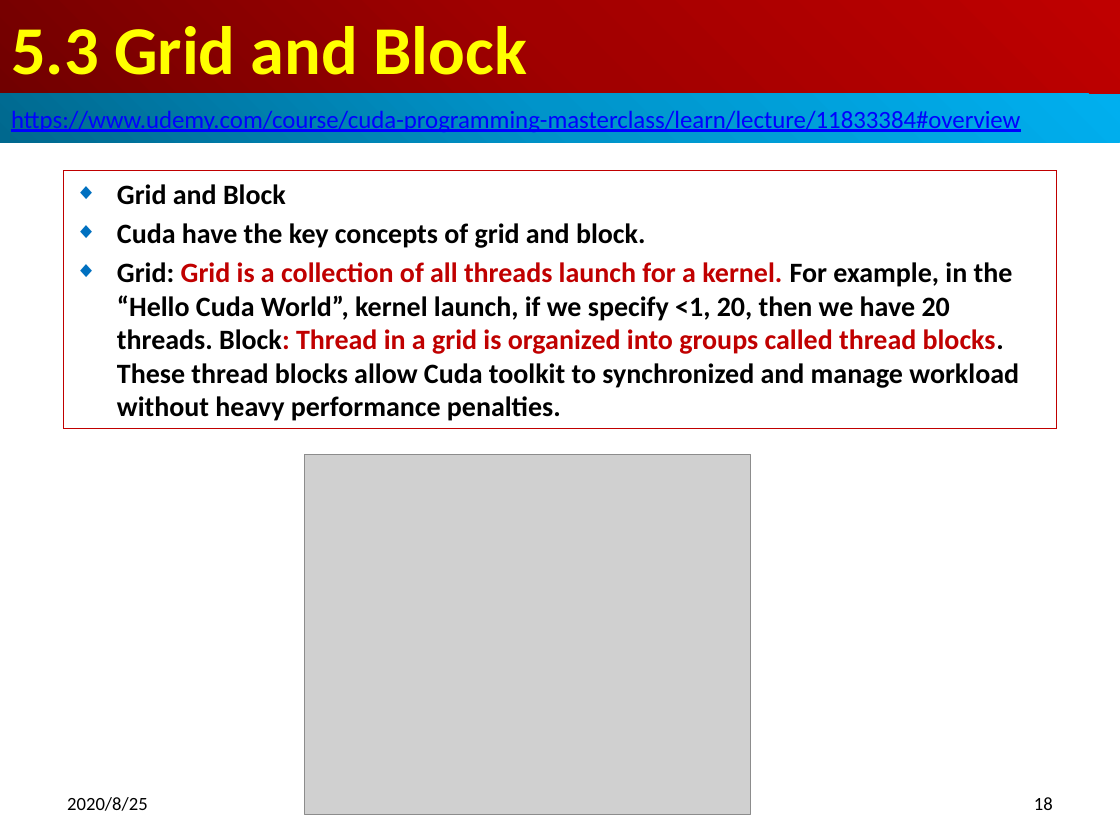
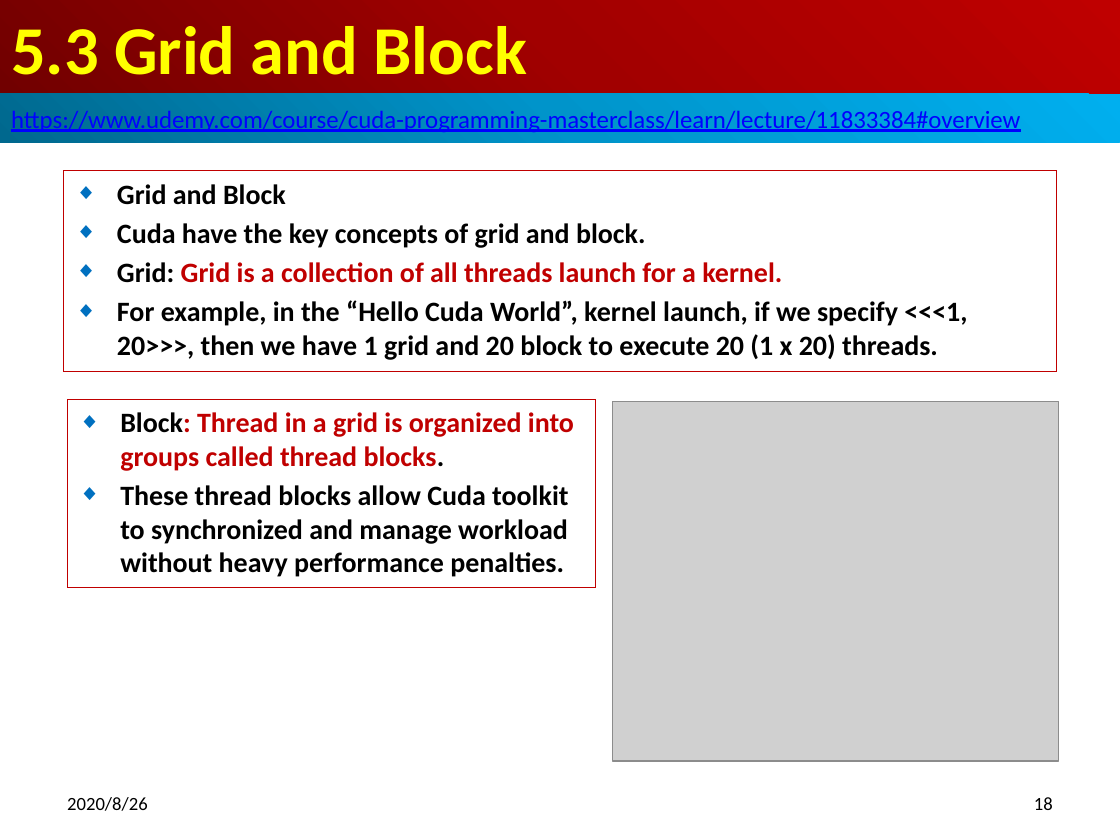
Before and after one commit to peterhchen/900_Cuda_Project, a slide deck: slide 18 of 05_CudaProgramElement.pptx. Drawn at 1120x840 pixels with LibreOffice and Linux fonts; fonts in the diff are those of the drawing; grey boxes stand for pictures. Boxes give left, top, right and bottom in pixels: in the first picture for what was removed or moved away, otherwise in the second. Text is boxed around its words. In the diff, an @@ line names an element or a change of style, - is before the commit and + after.

```diff
--- a/05_CudaProgramElement.pptx
+++ b/05_CudaProgramElement.pptx
@@ subtitle "Grid and Block": place and size @@
-subtitle "Grid and Block" at [64,170,1056,429]
+subtitle "Grid and Block" at [64,170,1056,371]
@@ subtitle at [117,262,967,360]: text changed @@
-◆ Grid: Grid is a collection of all threads launch for a kernel. For example, in the “Hello Cuda World”, kernel launch, if we specify <1, 20, then we have 20 threads. Block: Thread in a grid is organized into groups called thread blocks. These thread blocks allow Cuda toolkit to synchronized and manage workload without heavy performance penalties.
+◆ Grid: Grid is a collection of all threads launch for a kernel.
+◆ For example, in the “Hello Cuda World”, kernel launch, if we specify <<<1, 20>>>, then we have 1 grid and 20 block to execute 20 (1 x 20) threads.
@@ rectangle added at [67,399,596,587], outline #C00000 0.75 pt, 18 pt, text #000000, bold @@
+◆ Block: Thread in a grid is organized into groups called thread blocks.
+◆ These thread blocks allow Cuda toolkit to synchronized and manage workload without heavy performance penalties.
@@ picture: place and size @@
-picture at [305,455,752,814]
+picture at [613,401,1060,760]
@@ text at [67,797,148,811]: text changed @@
-2020/8/25
+2020/8/26
```
Also in this commit, not shown: 34 other slides changed, 1 other file.
